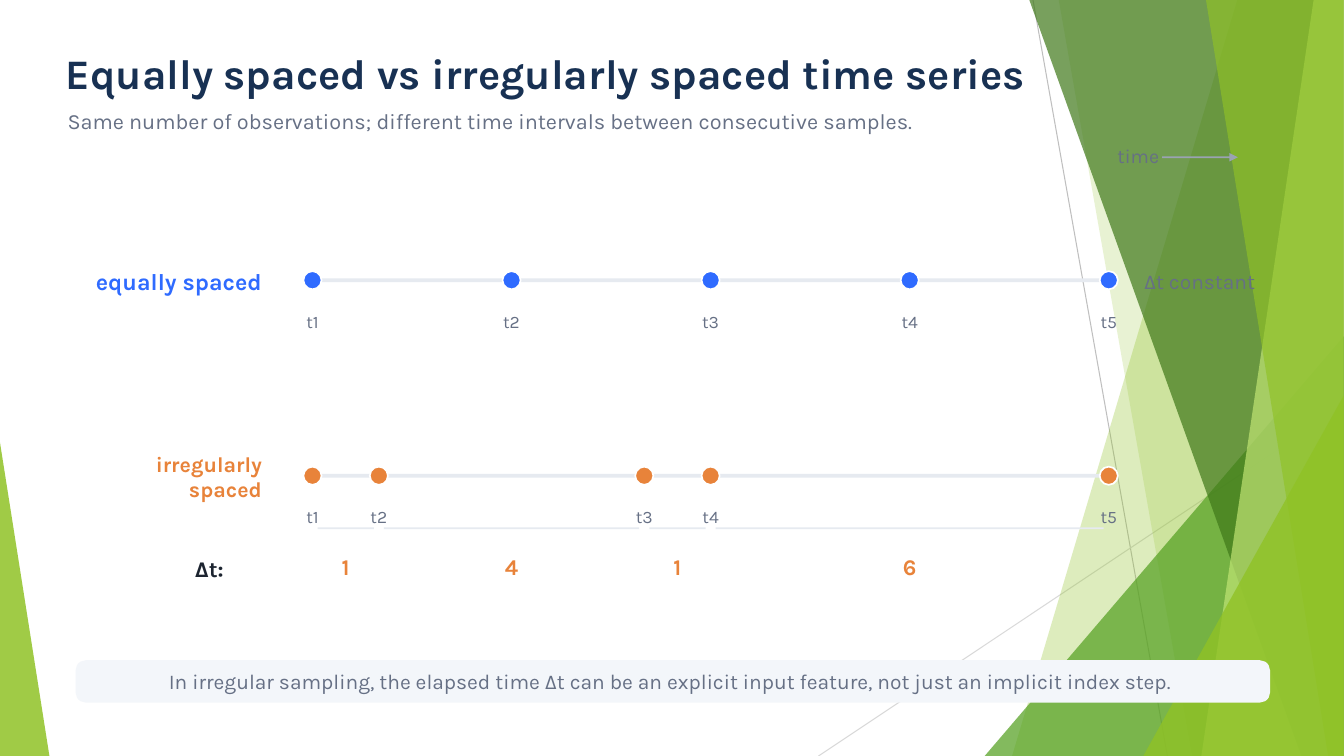
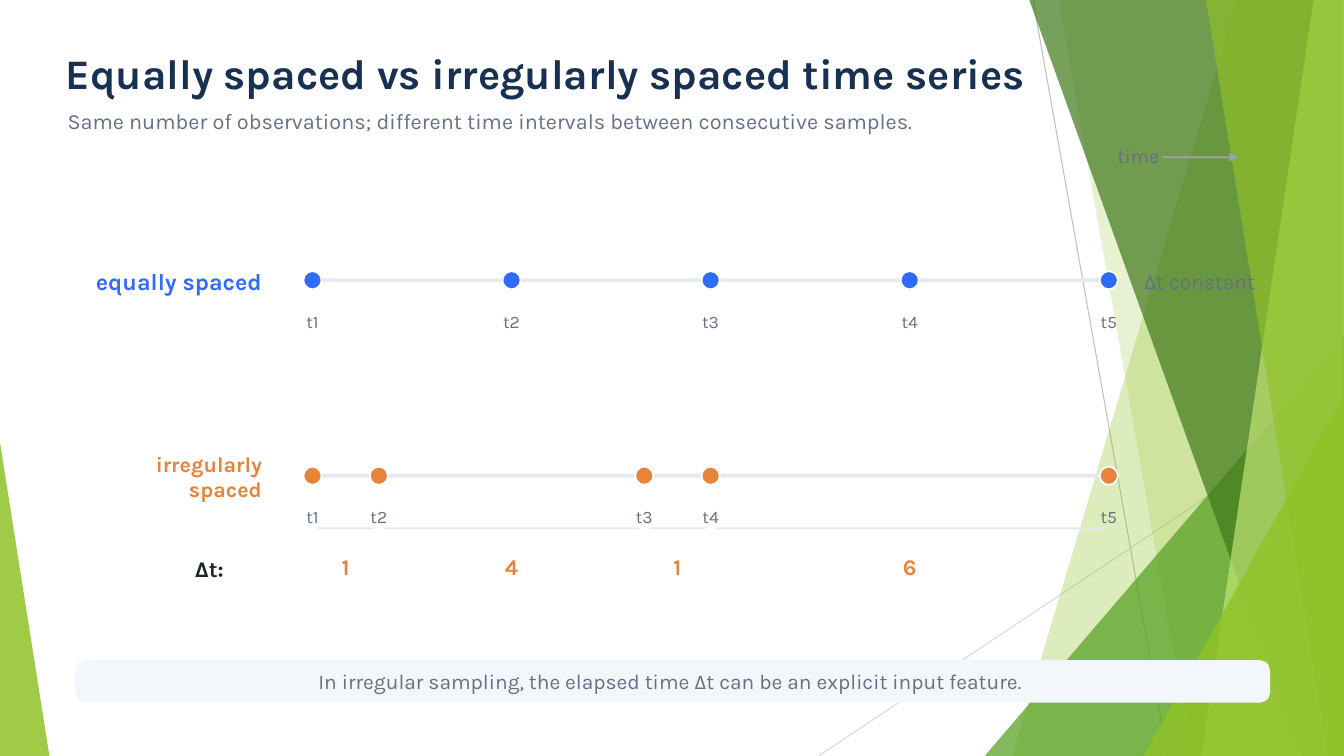
Before and after one commit to FranzGH/timeseries, a slide deck: slide 32 of Slides/01 Problem formulation and data structure.pptx. Drawn at 1344x756 pixels with LibreOffice and Linux fonts; fonts in the diff are those of the drawing. Boxes give left, top, right and bottom in pixels: in the first picture for what was removed or moved away, otherwise in the second. Text is boxed around its words. In the diff, an @@ line names an element or a change of style, - is before the commit and + after.

```diff
--- a/Slides/01 Problem formulation and data structure.pptx
+++ b/Slides/01 Problem formulation and data structure.pptx
@@ text at (318, 674, 1021, 694): text changed @@
-In irregular sampling, the elapsed time Δt can be an explicit input feature, not just an implicit index step.
+In irregular sampling, the elapsed time Δt can be an explicit input feature.
```
Also in this commit, not shown: 10 other slides changed, 1 slide added, 1 other file.
